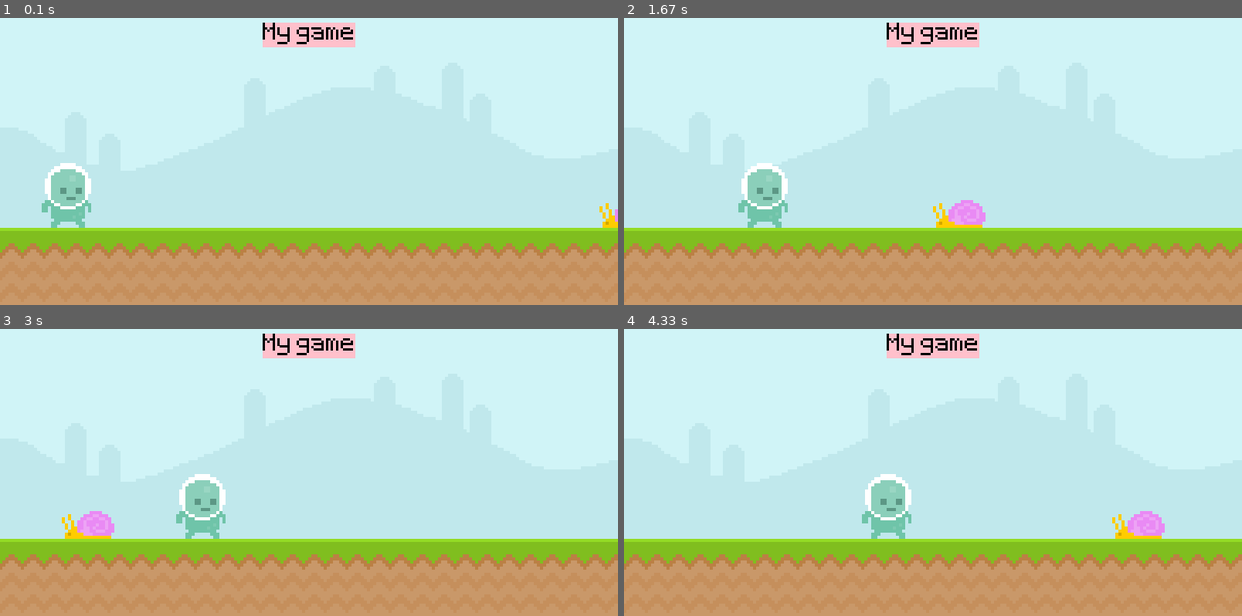
Above: before the commit, frames 1-4 (two rows, left to right).
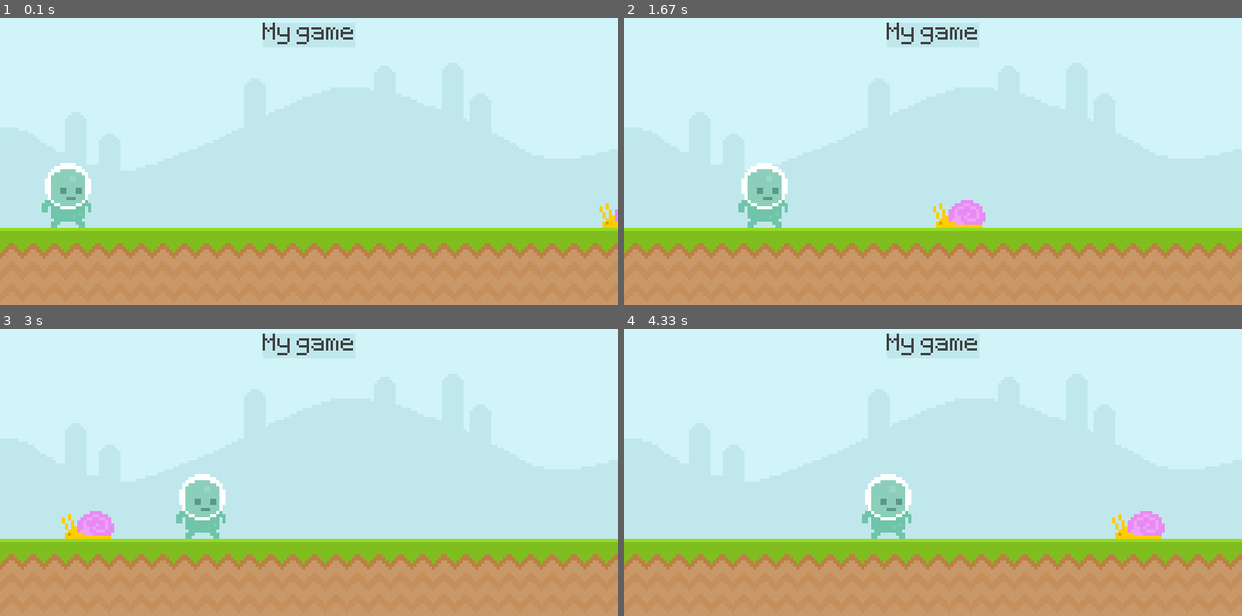
Above: after the commit, the same moments.

Repository: bstew794/PyGame_Tutorial
Game: pygame game, started from Runner.py
The game is run twice, just before and just after one commit, with the same random seed, the same clock (stepped at 60 frames per second) and the same inputs.
Inputs:
- Up to frame 1 (0.1 s): no input
- Up to frame 2 (1.67 s): no input
- Up to frame 3 (3 s): no input
- Up to frame 4 (4.33 s): no input

The runs differ from the first frame. In frame 1, 1.3% of the frame differs, in the area x 42-58%, y 1-11%; in frame 2, 1.3%; in frame 3, 1.3%; in frame 4, 1.3%.

Commit message:
Changed from default colors for some things

Diff:
--- a/Runner.py
+++ b/Runner.py
@@ -17,7 +17,7 @@
 # define some surfaces including the environment, actors, and score
 sky_surf = pygame.image.load('Graphics/Enviroment/sky.png').convert_alpha()
 grnd_surf = pygame.image.load('Graphics/Enviroment/ground.png').convert_alpha()
-scor_surf = test_font.render('My game', False, 'Black')
+scor_surf = test_font.render('My game', False, (64, 64, 64))
 snal_surf = pygame.image.load('Graphics/Enemies/Snail/snail1.png').convert_alpha()
 play_surf = pygame.image.load('Graphics/Player/walk1.png').convert_alpha()
 
@@ -59,8 +59,8 @@
     screen.blit(snal_surf, snal_rect)
 
     # add a background to the score
-    pygame.draw.rect(screen, 'Pink', scor_rect)
-    pygame.draw.rect(screen, 'Pink', scor_rect, 10)
+    pygame.draw.rect(screen, '#c0e8ec', scor_rect)
+    pygame.draw.rect(screen, '#c0e8ec', scor_rect, 10)
 
     # display the score surface on the screen surface
     screen.blit(scor_surf, scor_rect)
